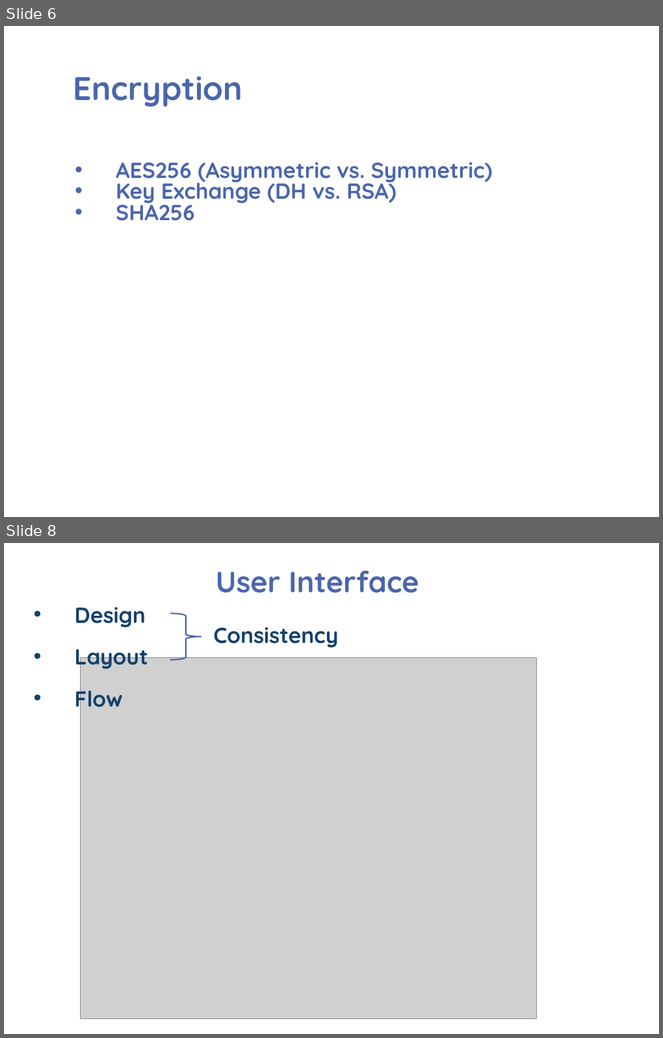
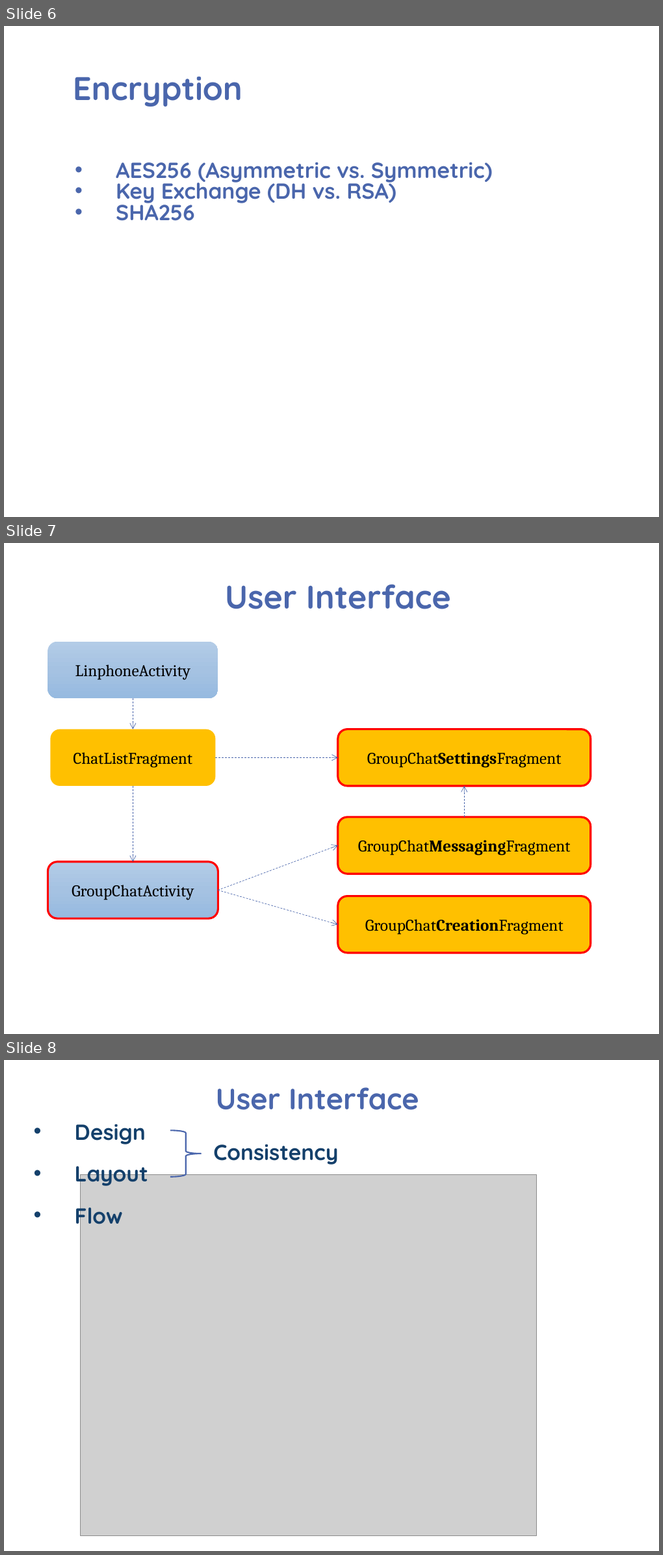
Before and after one commit to psengelke/linphone-android-group-chat, a slide deck: Project Documentation/Demos/Demo 03/Demo 03.pptx. Shown one above the other, each under a label of ours: slides 6 and 8 before the commit, slides 6, 7 and 8 after it; the slides between them are not shown. The pictures are 663x1038 and 663x1555 pixels, drawn with LibreOffice and Linux fonts; fonts in the diff are those of the drawing; grey boxes stand for pictures; background and template pictures are left out. Boxes give left, top, right and bottom in pixels: in the first picture for what was removed or moved away, otherwise in the second. Text is boxed around its words. In the diff, an @@ line names an element or a change of style, - is before the commit and + after.

```diff
--- a/Project Documentation/Demos/Demo 03/Demo 03.pptx
+++ b/Project Documentation/Demos/Demo 03/Demo 03.pptx
@@ slide 7 added at [4, 543, 659, 1034], background picture (left out) @@
@@ title added at [225, 584, 451, 609], 36 pt, text #4A66AC, bold @@
+User Interface
@@ rounded rectangle added at [48, 642, 218, 699], fill gradient #B4CCE7 to #A6C3E2 to #96BAE1, 18 pt, text #000000 @@
+LinphoneActivity
@@ arrow added from (133, 698) to (133, 729), #4A66AC 0.5 pt dashed @@
@@ rounded rectangle added at [51, 729, 216, 786], fill #FFC000, 18 pt, text #000000 @@
+ChatListFragment
@@ rounded rectangle added at [338, 729, 591, 786], fill #FFC000, outline #FF0000 2.25 pt, 18 pt, text #000000 @@
+GroupChatSettingsFragment
@@ arrow added from (216, 758) to (338, 758), #4A66AC 0.5 pt dashed @@
@@ arrow added from (133, 786) to (133, 862), #4A66AC 0.5 pt dashed @@
@@ arrow added from (465, 817) to (465, 786), #4A66AC 0.5 pt dashed @@
@@ rounded rectangle added at [338, 817, 591, 875], fill #FFC000, outline #FF0000 2.25 pt, 18 pt, text #000000 @@
+GroupChatMessagingFragment
@@ arrow added from (218, 890) to (338, 846), #4A66AC 0.5 pt dashed @@
@@ rounded rectangle added at [48, 862, 218, 919], fill gradient #B4CCE7 to #A6C3E2 to #96BAE1, outline #FF0000 2.25 pt, 18 pt, text #000000 @@
+GroupChatActivity
@@ arrow added from (218, 890) to (338, 925), #4A66AC 0.5 pt dashed @@
@@ rounded rectangle added at [338, 896, 591, 953], fill #FFC000, outline #FF0000 2.25 pt, 18 pt, text #000000 @@
+GroupChatCreationFragment
```
Also in this commit, not shown: 1 slide removed, 1 other file.
